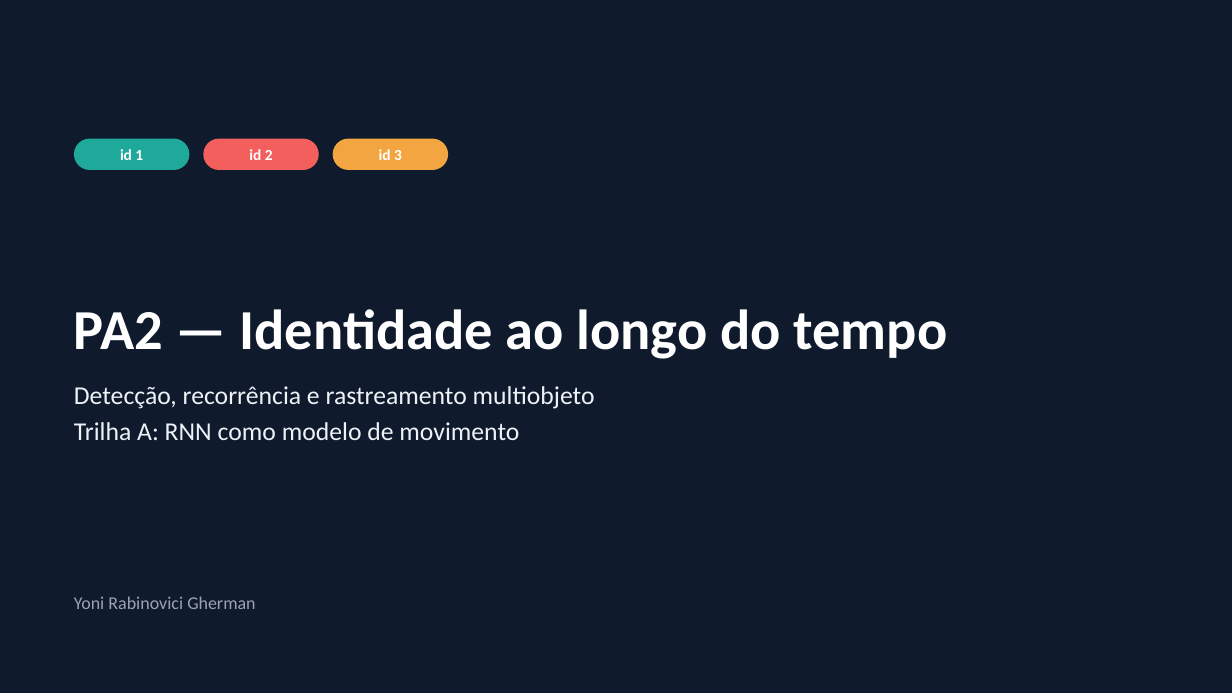
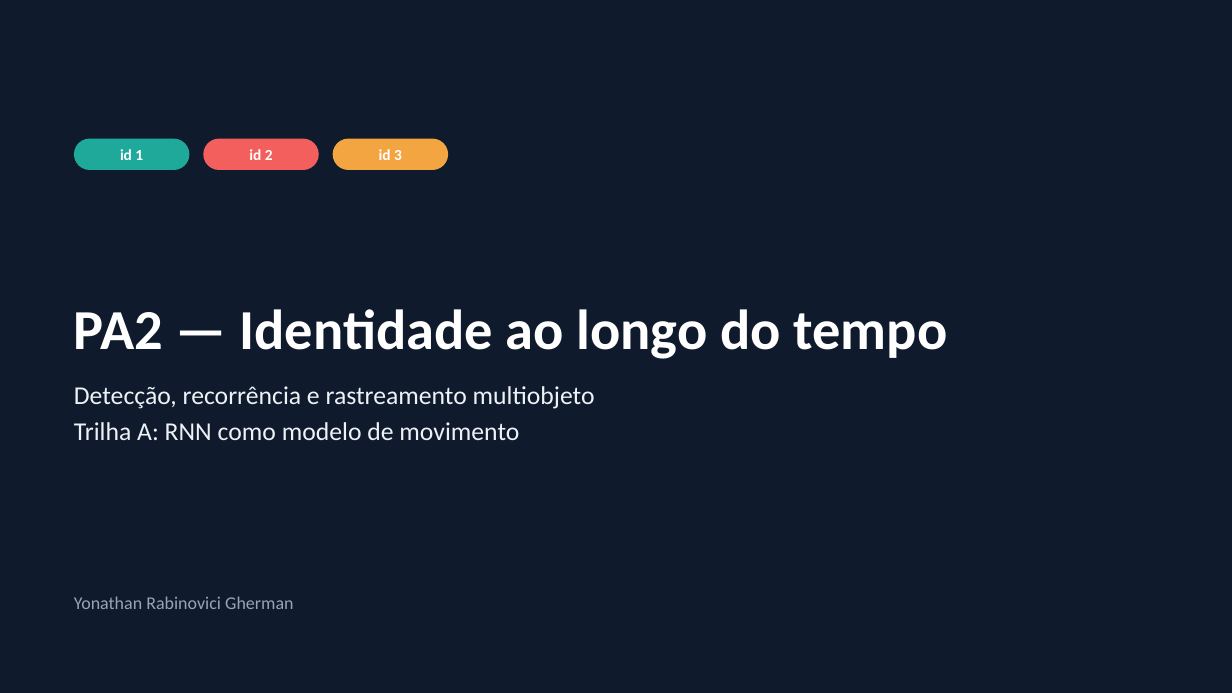
Before and after one commit to yonirg/Assignment-2-DL, a slide deck: slide 1 of PA2_apresentacao.pptx. Drawn at 1232x693 pixels with LibreOffice and Linux fonts; fonts in the diff are those of the drawing. Boxes give left, top, right and bottom in pixels: in the first picture for what was removed or moved away, otherwise in the second. Text is boxed around its words. In the diff, an @@ line names an element or a change of style, - is before the commit and + after.

Commit message:
Slides: nome na capa

```diff
--- a/PA2_apresentacao.pptx
+++ b/PA2_apresentacao.pptx
@@ text at (74, 596, 293, 609): text changed @@
-Yoni Rabinovici Gherman
+Yonathan Rabinovici Gherman
```
